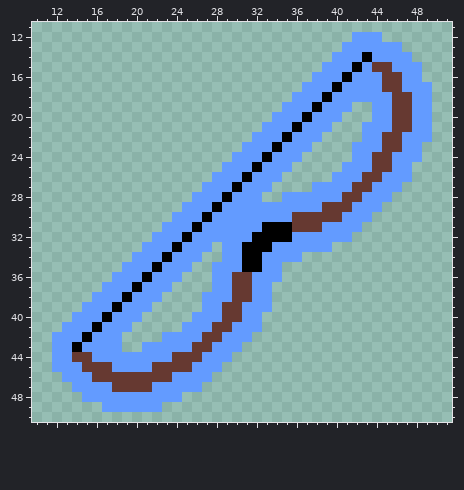
A pixel-art file gets an edit: 과거시험 시제/이미지 작업/interface/sk&item/item/1atk/item01.aseprite. The first picture shows the starting point.
64x64 pixels, 1 frame. Shown: x 10..51, y 11..50.
Now the later version:
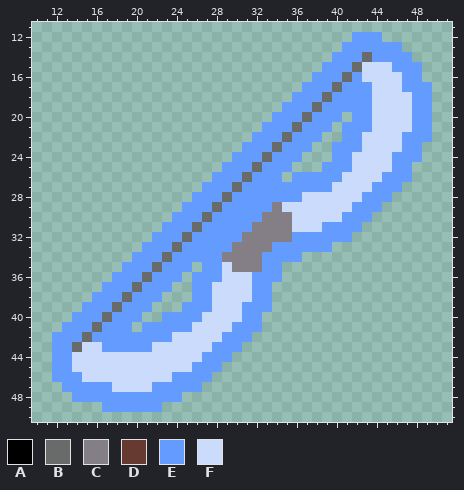
Palette (. is transparent): A #000000  B #696a6a  C #847e87  D #663931  E #639bff  F #cbdbfc
The exact change:
--- layers "Layer 1", "Layer 2"
@@ x 10..51 @@
 13 ...............................EEEEEE.....
-14 ..............................EEEAEEEE....
-15 .............................EEEAEDDEEE...
-16 ............................EEEAEEEDDEE...
-17 ...........................EEEAEEEEDDEEE..
-18 ..........................EEEAEEEEEEDDEE..
-19 .........................EEEAEEE..EEDDEE..
-20 ........................EEEAEEE...EEDDEE..
-21 .......................EEEAEEE...EEEDDEE..
-22 ......................EEEAEEE....EEDDEEE..
-23 .....................EEEAEEE....EEEDDEE...
-24 ....................EEEAEEE.....EEDDEEE...
-25 ...................EEEAEEE.....EEEDDEE....
-26 ..................EEEAEEE.....EEEDDEEE....
-27 .................EEEAEEE....EEEEDDEEE.....
-28 ................EEEAEEE..EEEEEEDDEEE......
-29 ...............EEEAEEEEEEEEEEDDDEEE.......
-30 ..............EEEAEEEEEEEEDDDDDEEE........
-31 .............EEEAEEEEEEAAADDDEEEE.........
-32 ............EEEAEEEEEEAAAAEEEEEE..........
-33 ...........EEEAEEE.EEAAAEEEEEE............
-34 ..........EEEAEEE..EEAAEEEE...............
-35 .........EEEAEEE..EEEAAEE.................
-36 ........EEEAEEE...EEDDEEE.................
-37 .......EEEAEEE....EEDDEE..................
-38 ......EEEAEEE....EEEDDEE..................
-39 .....EEEAEEE.....EEDDEEE..................
-40 ....EEEAEEE.....EEEDDEE...................
-41 ...EEEAEEE.....EEEDDEEE...................
-42 ..EEEAEEE....EEEEDDEEE....................
-43 ..EEAEEEE..EEEEEDDEEE.....................
-44 ..EEDDEEEEEEEEDDDEEE......................
-45 ..EEEDDDEEEEDDDDEEE.......................
-46 ...EEEDDDDDDDDEEEE........................
-47 ....EEEEDDDDEEEEE.........................
-48 .....EEEEEEEEEE...........................
+14 ..............................EEEBEEEE....
+15 .............................EEEBFFFEEE...
+16 ............................EEEBEFFFFEE...
+17 ...........................EEEBEEEFFFEEE..
+18 ..........................EEEBEEEEFFFFEE..
+19 .........................EEEBEEEEEFFFFEE..
+20 ........................EEEBEEE.EEFFFFEE..
+21 .......................EEEBEEE.EEEFFFFEE..
+22 ......................EEEBEEE..EEFFFFEEE..
+23 .....................EEEBEEE..EEEFFFFEE...
+24 ....................EEEBEEE...EEFFFFEEE...
+25 ...................EEEBEEE...EEEFFFFEE....
+26 ..................EEEBEEE.EEEEEFFFFEEE....
+27 .................EEEBEEEEEEEEEFFFFEEE.....
+28 ................EEEBEEEEEEEFFFFFFEEE......
+29 ...............EEEBEEEEECFFFFFFFEEE.......
+30 ..............EEEBEEEEECCCFFFFFEEE........
+31 .............EEEBEEEEECCCCFFFEEEE.........
+32 ............EEEBEEEEECCCCCEEEEEE..........
+33 ...........EEEBEEEEECCCCEEEEEE............
+34 ..........EEEBEEEEECCCCEEEE...............
+35 .........EEEBEEE.EEFCCCEE.................
+36 ........EEEBEEE.EEEFFFEEE.................
+37 .......EEEBEEE..EEFFFFEE..................
+38 ......EEEBEEE...EEFFFFEE..................
+39 .....EEEBEEE...EEEFFFEEE..................
+40 ....EEEBEEE..EEEEFFFFEE...................
+41 ...EEEBEEE.EEEEEFFFFEEE...................
+42 ..EEEBEEEEEEEEFFFFFEEE....................
+43 ..EEBFFEEEEEFFFFFFEEE.....................
+44 ..EEFFFFFFFFFFFFFEEE......................
+45 ..EEFFFFFFFFFFFFEEE.......................
+46 ..EEEFFFFFFFFFEEEE........................
+47 ...EEEEEFFFFEEEEE.........................
+48 ....EEEEEEEEEEE...........................
 49 .......EEEEEE.............................
Boxes around the changes in both pictures, in picture pixels (x1, y1, x2, y2):
changed: (52, 52, 412, 402)
